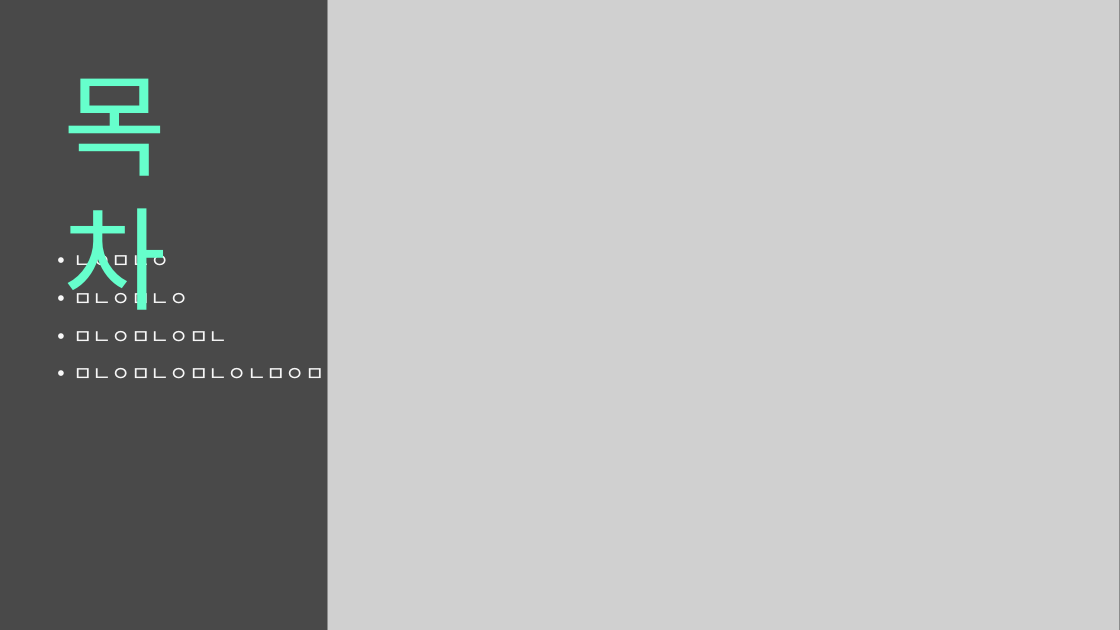
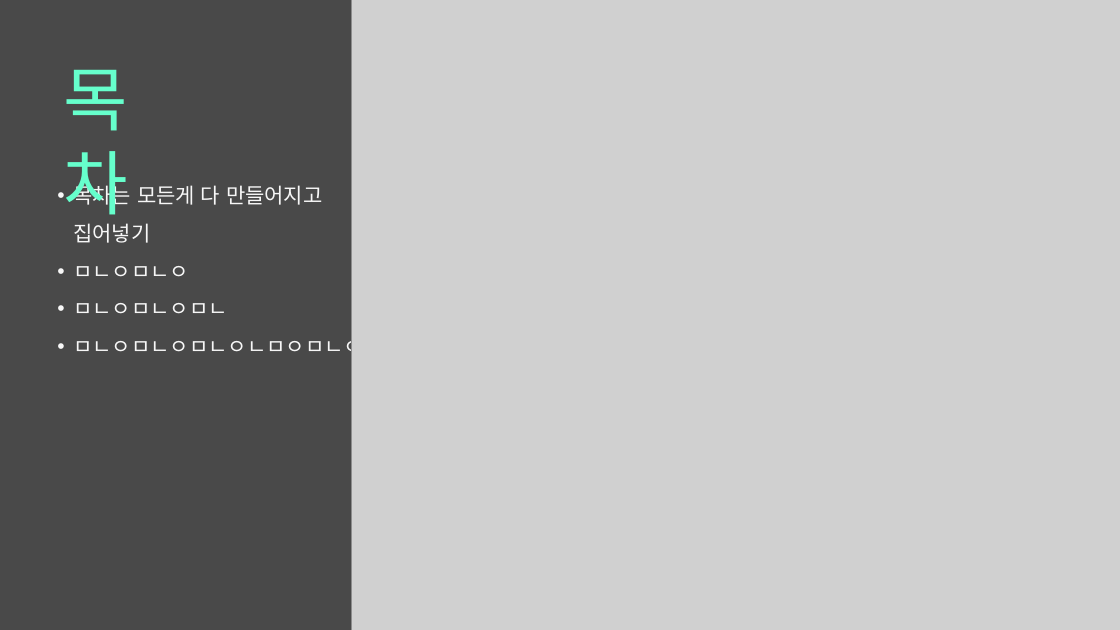
Before and after one commit to cojeans/CoJeans_Osiopso, a slide deck: slide 2 of 코진스_발표자료.pptx. Drawn at 1120x630 pixels with LibreOffice and Linux fonts; fonts in the diff are those of the drawing; grey boxes stand for pictures. Boxes give left, top, right and bottom in pixels: in the first picture for what was removed or moved away, otherwise in the second. Text is boxed around its words. In the diff, an @@ line names an element or a change of style, - is before the commit and + after.

```diff
--- a/코진스_발표자료.pptx
+++ b/코진스_발표자료.pptx
@@ picture: place and size @@
-picture at bbox=[327, 0, 1120, 630]
+picture at bbox=[351, 0, 1120, 630]
@@ text "목차" at bbox=[63, 69, 127, 226]: size 96 to 60 pt @@
@@ text "목차는 모든게 다 만들어지고 집어넣기": place and size @@
-text "목차는 모든게 다 만들어지고 집어넣기" at bbox=[73, 247, 382, 387]
+text "목차는 모든게 다 만들어지고 집어넣기" at bbox=[73, 182, 323, 314]
@@ text at bbox=[73, 182, 323, 243]: text changed @@
-• ㄴㅇㅁㄴㅇ
+• 목차는 모든게 다 만들어지고 집어넣기
```
Also in this commit, not shown: 2 slides added, 1 slide removed, 17 other files.
